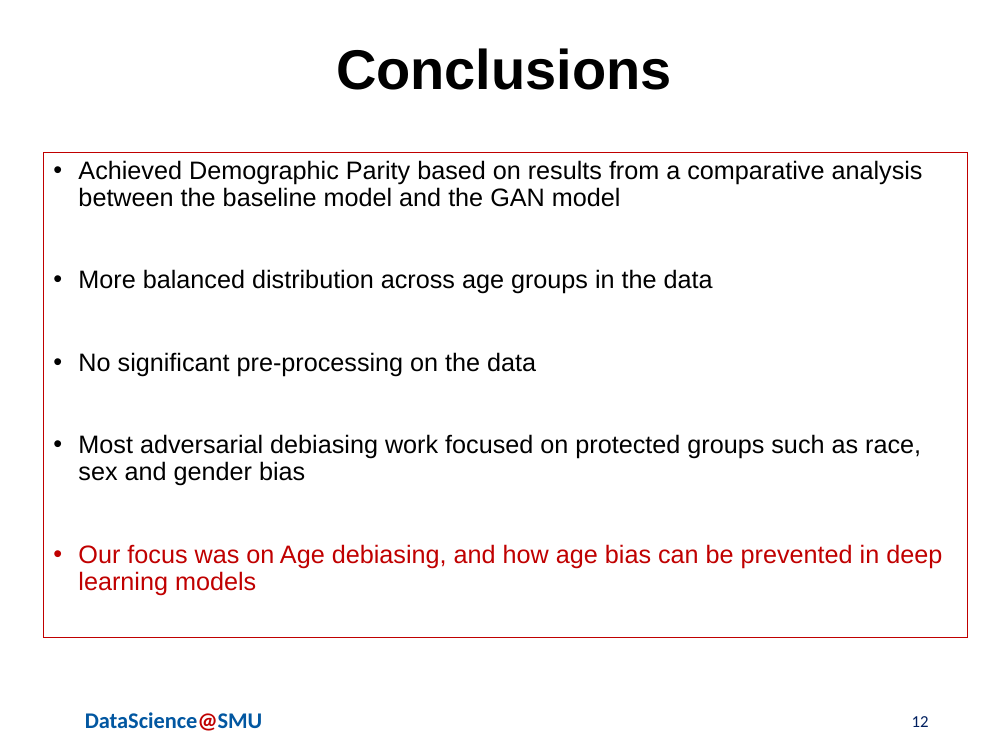
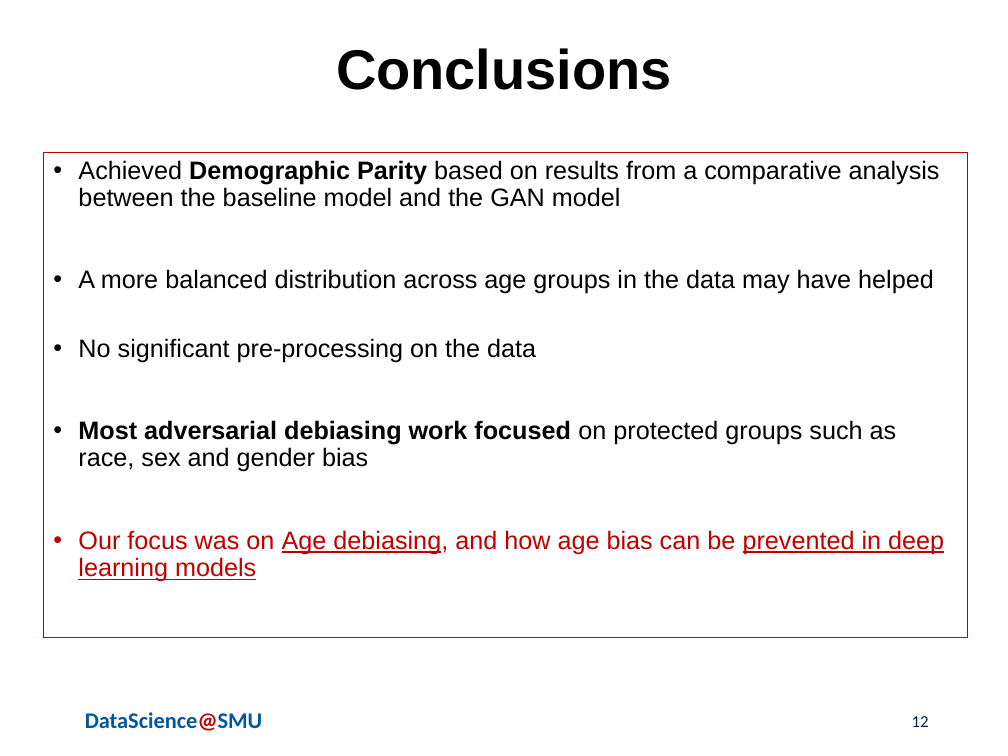
Before and after one commit to skhayden/Reducing-Age-Bias-in-Machine-Learning-An-Algorithmic-Approach, a slide deck: slide 12 of Hayden_deAlford_Wittlin_AdversarialBiasPresentationFINAL7.17.20.pptx. Drawn at 1008x756 pixels with LibreOffice and Linux fonts; fonts in the diff are those of the drawing; background and template pictures are left out. Boxes give left, top, right and bottom in pixels: in the first picture for what was removed or moved away, otherwise in the second. Text is boxed around its words. In the diff, an @@ line names an element or a change of style, - is before the commit and + after.

```diff
--- a/Hayden_deAlford_Wittlin_AdversarialBiasPresentationFINAL7.17.20.pptx
+++ b/Hayden_deAlford_Wittlin_AdversarialBiasPresentationFINAL7.17.20.pptx
@@ text at box(78, 160, 944, 582): bold on in "Demographic Parity", "Most adversarial debiasing work focused"; underline on in "Age debiasing, prevented in deep learning models" @@
@@ text at box(78, 269, 934, 294): text changed @@
-• More balanced distribution across age groups in the data
+• A more balanced distribution across age groups in the data may have helped
```
Also in this commit, not shown: 4 other slides changed.
